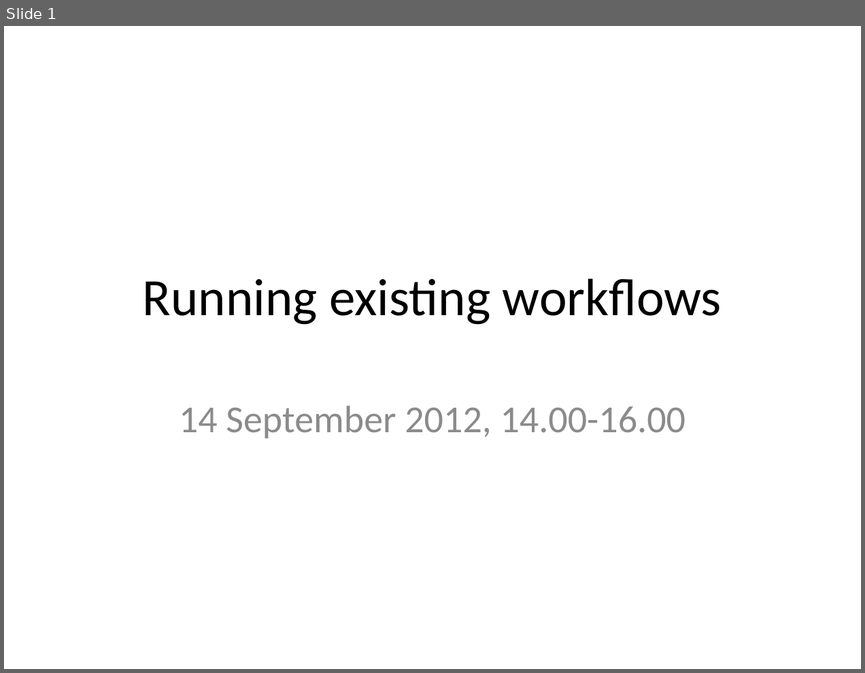
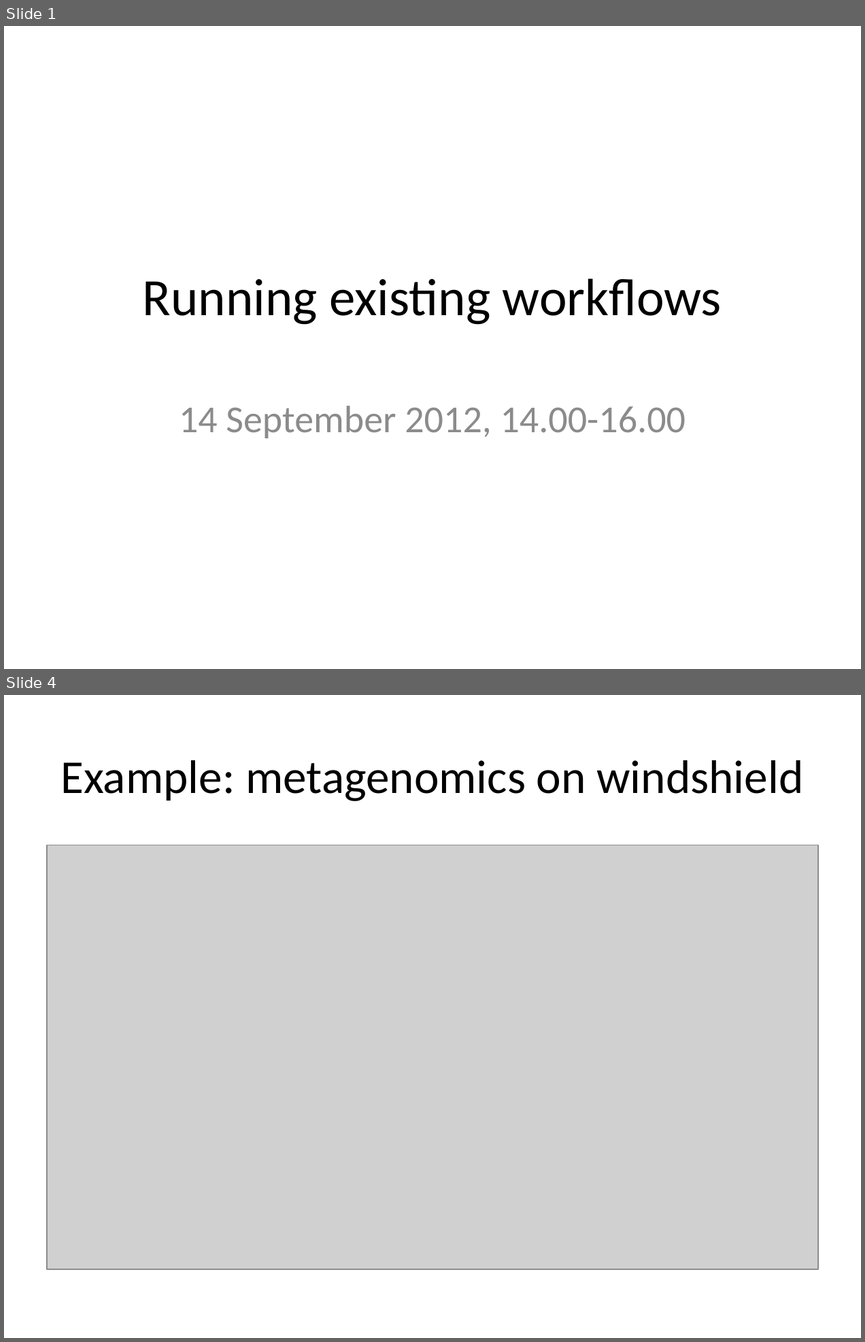
Before and after one commit to rvosa/ngs-workflows, a slide deck: doc/slides/day4/session3/RunningWorkflows.pptx. Shown one above the other, each under a label of ours: slide 1 before the commit, slides 1 and 4 after it; the slides between them are not shown. The pictures are 865x673 and 865x1342 pixels, drawn with LibreOffice and Linux fonts; fonts in the diff are those of the drawing; grey boxes stand for pictures. Boxes give left, top, right and bottom in pixels: in the first picture for what was removed or moved away, otherwise in the second. Text is boxed around its words. In the diff, an @@ line names an element or a change of style, - is before the commit and + after.

```diff
--- a/doc/slides/day4/session3/RunningWorkflows.pptx
+++ b/doc/slides/day4/session3/RunningWorkflows.pptx
@@ slide 4 added at [4,695,861,1338], background #FFFFFF @@
@@ title added at [60,760,803,801], 39.6 pt, text #000000 @@
+Example: metagenomics on windshield
@@ picture added at [47,845,818,1269] @@
```
Also in this commit, not shown: 3 slides changed, 1 other slide added, 1 slide removed.
